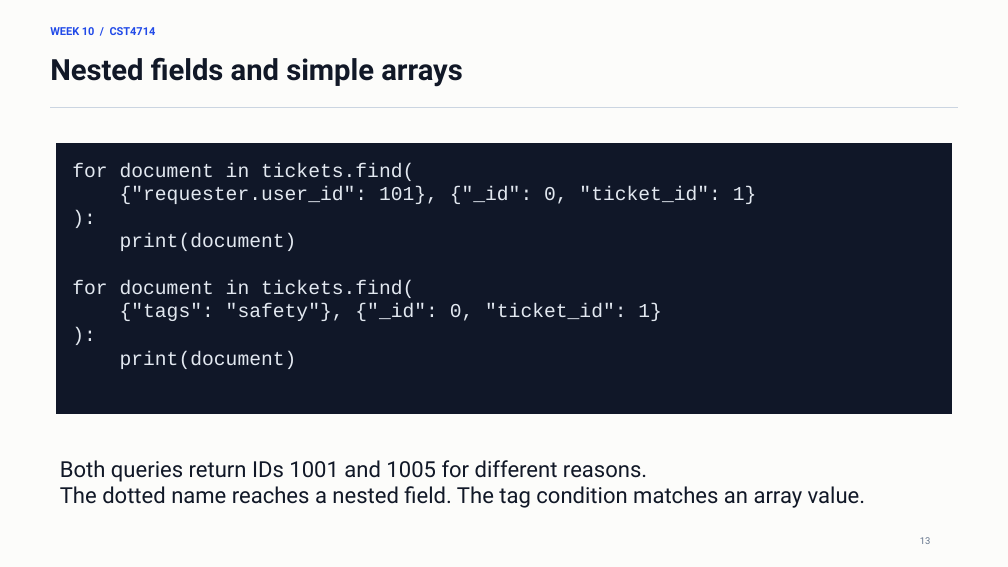
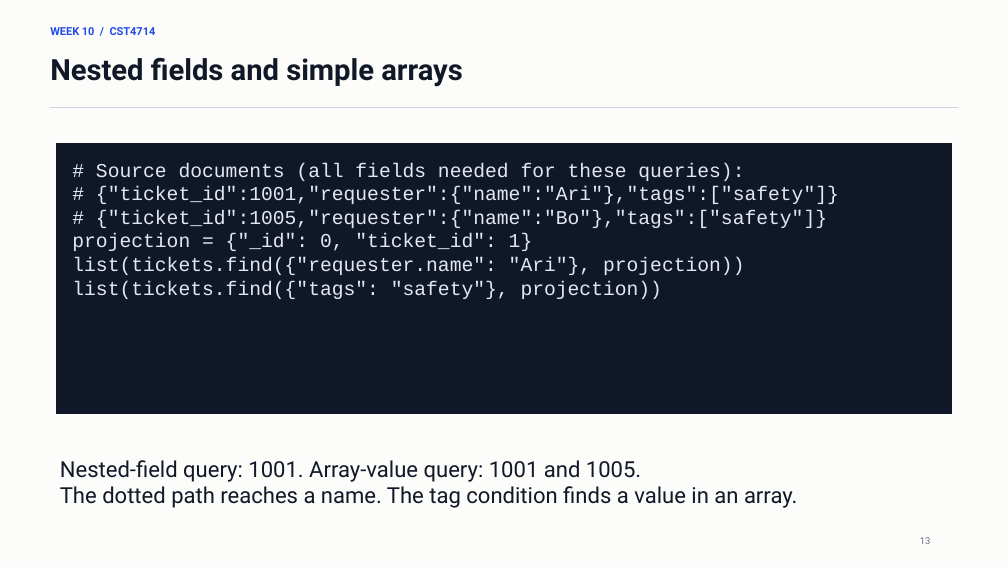
Before and after one commit to lolusername/CST4714_DB_admin, a slide deck: slide 13 of week_10/week_10_mql_document_modeling.pptx. Drawn at 1008x567 pixels with LibreOffice and Linux fonts; fonts in the diff are those of the drawing. Boxes give left, top, right and bottom in pixels: in the first picture for what was removed or moved away, otherwise in the second. Text is boxed around its words. In the diff, an @@ line names an element or a change of style, - is before the commit and + after.

```diff
--- a/week_10/week_10_mql_document_modeling.pptx
+++ b/week_10/week_10_mql_document_modeling.pptx
@@ text at (72, 163, 839, 299): text changed @@
-for document in tickets.find(
-{"requester.user_id": 101}, {"_id": 0, "ticket_id": 1}
-):
-print(document)
-for document in tickets.find(
-{"tags": "safety"}, {"_id": 0, "ticket_id": 1}
-):
-print(document)
+# Source documents (all fields needed for these queries):
+# {"ticket_id":1001,"requester":{"name":"Ari"},"tags":["safety"]}
+# {"ticket_id":1005,"requester":{"name":"Bo"},"tags":["safety"]}
+projection = {"_id": 0, "ticket_id": 1}
+list(tickets.find({"requester.name": "Ari"}, projection))
+list(tickets.find({"tags": "safety"}, projection))
@@ text at (60, 460, 797, 508): text changed @@
-Both queries return IDs 1001 and 1005 for different reasons.
-The dotted name reaches a nested field. The tag condition matches an array value.
+Nested-field query: 1001. Array-value query: 1001 and 1005.
+The dotted path reaches a name. The tag condition finds a value in an array.
```
Also in this commit, not shown: 27 other slides changed, 4 other files.
